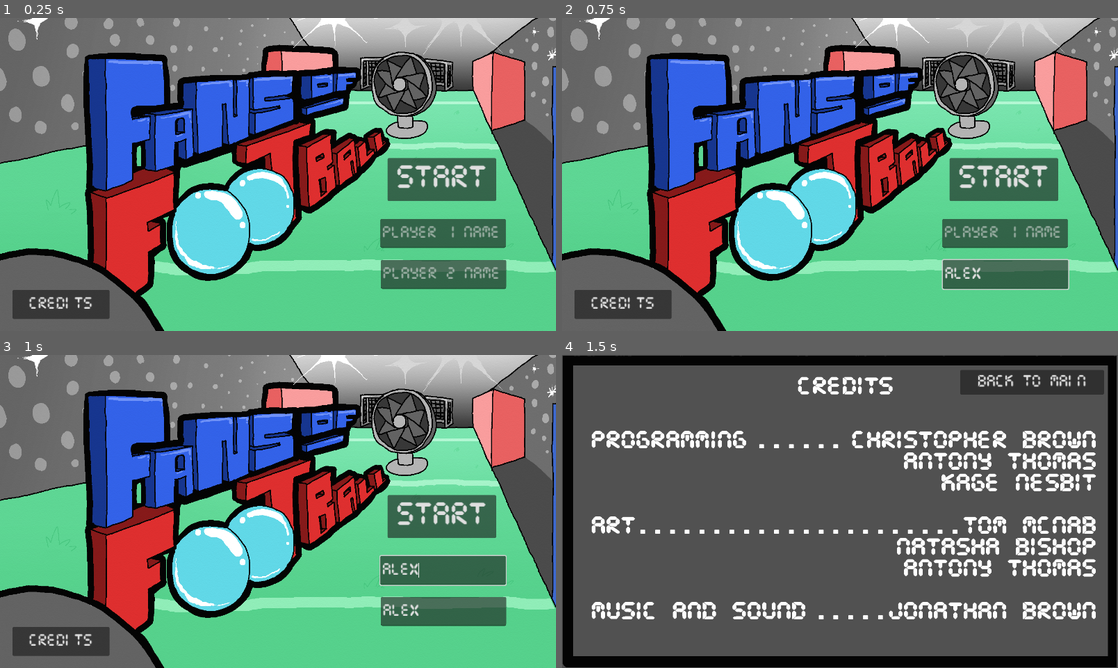
Above: before the commit, frames 1-4 (two rows, left to right).
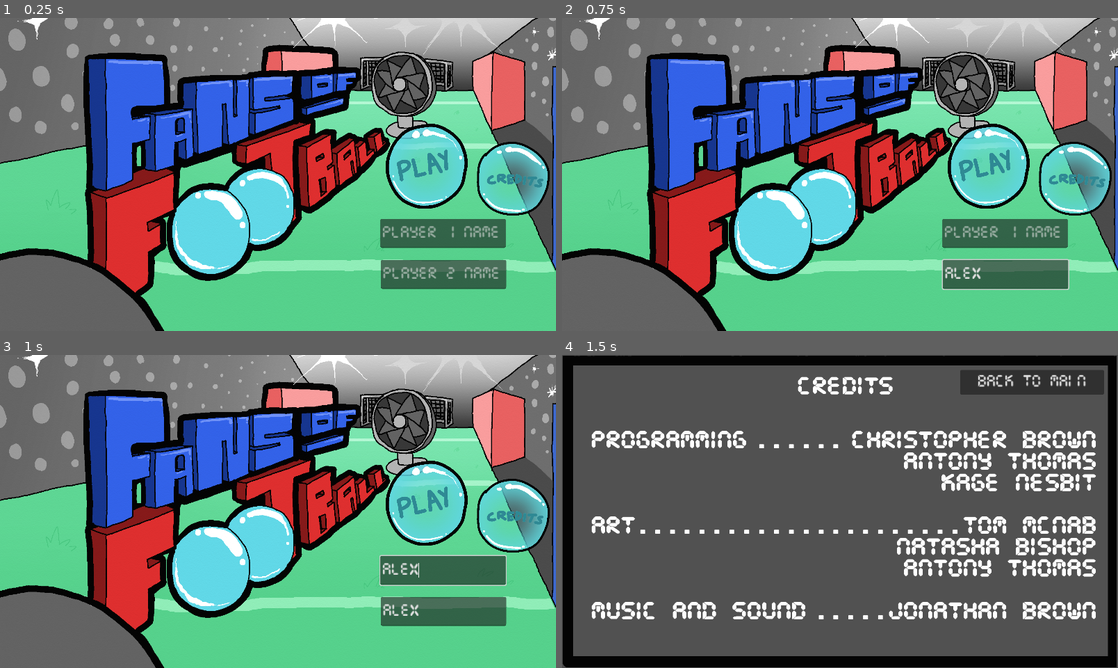
Above: after the commit, the same moments.

Repository: Calandir/ggj-2025
Game: Godot game, scene res://Scenes/menu.tscn
The game is run twice, just before and just after one commit, with the same random seed, the same clock (stepped at 60 frames per second) and the same inputs. Sound files missing from this copy of the repository are replaced by a short silence.
Inputs (mouse positions are in pixels of both pictures, inside the frame that each line leads up to; where the layout moved, square brackets give the same spot in the first picture):
- Up to frame 1 (0.25 s): no input
- Up to frame 2 (0.75 s): click (1006, 274) at 0.52 s; type "Alex" at 0.6 s
- Up to frame 3 (1 s): click (444, 570) at 0.75 s; type "Alex" at 0.83 s
- Up to frame 4 (1.5 s): click (1073, 514) [623, 642] at 1.25 s

The runs differ from the first frame. In frame 1, 7.5% of the frame differs, in the area x 2-99%, y 33-97%; in frame 2, 7.5%; in frame 3, 7.5%; in frame 4, nothing differs.

Commit message:
play/credit button bubbles

Diff:
--- a/Scenes/menu.tscn
+++ b/Scenes/menu.tscn
@@ -1,9 +1,13 @@
-[gd_scene load_steps=5 format=3 uid="uid://c7xm4iofktrx0"]
+[gd_scene load_steps=9 format=3 uid="uid://c7xm4iofktrx0"]
 
 [ext_resource type="Script" path="res://menu.gd" id="1_rnsg8"]
 [ext_resource type="FontFile" uid="uid://bsnjt655pqfy5" path="res://Resources/CursedTimerUlil-Aznm.ttf" id="2_fl752"]
+[ext_resource type="Texture2D" uid="uid://b343yios23c01" path="res://Art/play_button.png" id="2_kqkfy"]
+[ext_resource type="Texture2D" uid="uid://oggxlc01snpc" path="res://Art/play_hover.png" id="3_glqw1"]
 [ext_resource type="Texture2D" uid="uid://cy6ppu0qbbym4" path="res://Art/title_screen.png" id="3_tsqhi"]
 [ext_resource type="AudioStream" uid="uid://cj3as06lsfiac" path="res://Audio/title.ogg" id="4_fv6c4"]
+[ext_resource type="Texture2D" uid="uid://bisme7d7hwfwn" path="res://Art/credits_button.png" id="7_1iatj"]
+[ext_resource type="Texture2D" uid="uid://cxq7nfkj5kn3u" path="res://Art/credits_hover.png" id="8_u5na2"]
 
 [node name="Menu" type="Control"]
 layout_mode = 3
@@ -14,19 +18,20 @@
 grow_vertical = 2
 script = ExtResource("1_rnsg8")
 
-[node name="Button" type="Button" parent="."]
+[node name="Button" type="TextureButton" parent="."]
 top_level = true
 layout_mode = 1
 anchors_preset = -1
 anchor_right = 0.203
 anchor_bottom = 0.241
-offset_left = 803.0
-offset_top = 290.0
-offset_right = 794.144
-offset_bottom = 222.832
-theme_override_fonts/font = ExtResource("2_fl752")
-theme_override_font_sizes/font_size = 60
-text = "START"
+offset_left = 799.0
+offset_top = 219.0
+offset_right = 735.144
+offset_bottom = 238.832
+texture_normal = ExtResource("2_kqkfy")
+texture_hover = ExtResource("3_glqw1")
+ignore_texture_size = true
+stretch_mode = 0
 
 [node name="LineEdit1" type="LineEdit" parent="."]
 top_level = true
@@ -60,13 +65,14 @@
 volume_db = -5.0
 autoplay = true
 
-[node name="CreditsButton" type="Button" parent="."]
+[node name="CreditsButton" type="TextureButton" parent="."]
 layout_mode = 0
-offset_left = 26.0
-offset_top = 563.0
-offset_right = 227.0
-offset_bottom = 623.0
-theme_override_fonts/font = ExtResource("2_fl752")
-theme_override_font_sizes/font_size = 30
+offset_left = 988.0
+offset_top = 256.0
+offset_right = 1139.0
+offset_bottom = 409.0
 action_mode = 0
-text = "CREDITS"
+texture_normal = ExtResource("7_1iatj")
+texture_hover = ExtResource("8_u5na2")
+ignore_texture_size = true
+stretch_mode = 0
